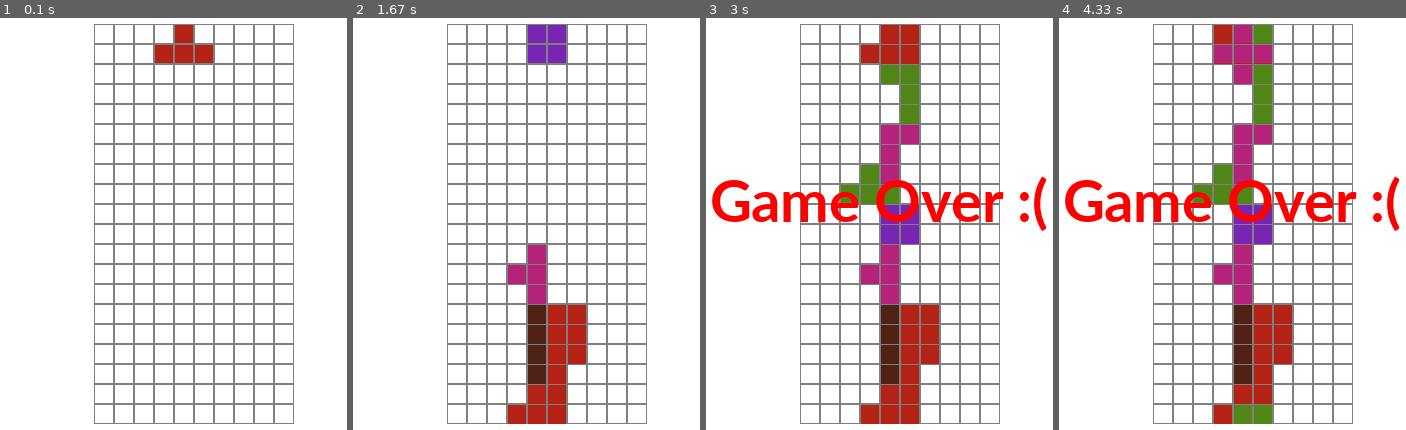
Above: before the commit, frames 1-4 (left to right).
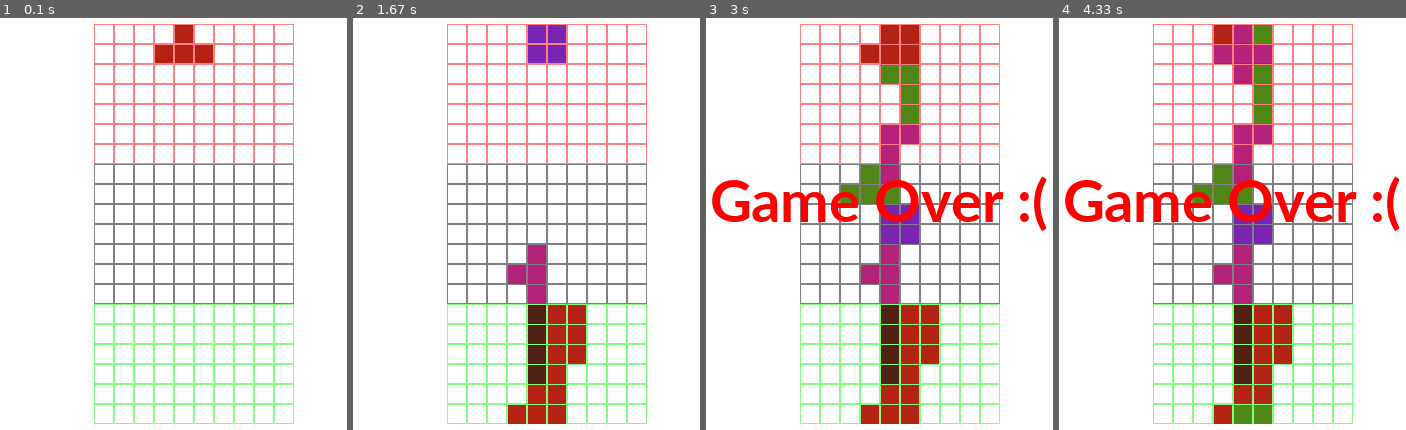
Above: after the commit, the same moments.

Repository: bertrandvidal/tetris-ai
Game: pygame game, started from tetris_ai/game.py
Same seed, same stepped clock (60 frames per second), same inputs: the game is played once before the commit and once after it.
Inputs:
- Up to frame 1 (0.1 s): no input
- Up to frame 2 (1.67 s): tap Space at 0.33, 0.73, 1.03, 1.23, 1.57 s; hold Right 0.67-1.13 s; hold Up 1.17-1.47 s; hold Right from 1.5 s (still down)
- Up to frame 3 (3 s): tap Space at 1.87, 2.07, 2.37, 2.63, 2.97 s; release Right at 1.97 s; hold Left 2-2.53 s; hold Down 2.57-2.87 s; hold Left from 2.9 s (still down)
- Up to frame 4 (4.33 s): release Left at 3.3 s; hold Up 3.33-3.7 s; tap Space at 3.4, 3.8, 4.1 s; hold Right from 3.73 s (still down)

The runs differ from the first frame. In frame 1, 6.9% of the frame differs, in the area x 27-85%, y 1-99%; in frame 2, 6.7%; in frame 3, 6.6%; in frame 4, 6.5%.

Commit message:
Add colors! Colors are great

Diff:
--- a/tetris_ai/envs/tetris.py
+++ b/tetris_ai/envs/tetris.py
@@ -1,7 +1,9 @@
 import gym
+from sys import stderr
 from gym import spaces
 from tetris_ai.game import *
 import numpy as np
+from termcolor import colored
 
 
 class TetrisEnv(gym.Env):
@@ -14,6 +16,7 @@
     game = None
     applier = ActionApplier()
     counter = 0
+    lower_tier_occupied_area = 0
     reward = 0
 
     def __init__(self):
@@ -40,7 +43,12 @@
         action_to_perform = Actions(action)
         reward = self._reward()
         self.reward += reward
-        print(f"step {self.counter}({self.reward}): {action_to_perform}")
+        print(
+            colored(
+                f"step {self.counter}({self.reward:.5f}): {action_to_perform}", "green"
+            ),
+            file=stderr,
+        )
         if self.game.figure is None:
             self.game.new_figure()
         self.game.go_down()
@@ -52,6 +60,7 @@
         self.game = Tetris(TetrisEnv.BOARD_HEIGHT, TetrisEnv.BOARD_WIDTH)
         self.counter = 0
         self.reward = 0
+        self.lower_tier_occupied_area = 0
         return self._game_to_observation()
 
     def render(self, mode="human"):
@@ -77,12 +86,23 @@
 
     def _reward(self):
         total_reward = self.game.score
-        lower_tier_height = TetrisEnv.BOARD_HEIGHT // 3 + 1
-        lower_tier_surface_area = lower_tier_height * TetrisEnv.BOARD_WIDTH
+        third_height = TetrisEnv.BOARD_HEIGHT // 3 + 1
+        third_surface_area = third_height * TetrisEnv.BOARD_WIDTH
         occupied_area = 0
         for i in range(TetrisEnv.BOARD_HEIGHT):
             for j in range(TetrisEnv.BOARD_WIDTH):
                 if self.game.field[i][j] != 0:
-                    occupied_area += 1
-        print(f"{total_reward} + ({occupied_area} / {lower_tier_surface_area})")
-        return total_reward + (occupied_area / lower_tier_surface_area)
+                    # (0, 0) is top left so we need i to be greater than 2
+                    # times a third of the height
+                    if i >= 2 * third_height:
+                        occupied_area += 1
+        reward_occupied_aread = occupied_area - self.lower_tier_occupied_area
+        self.lower_tier_occupied_area = occupied_area
+        print(
+            colored(
+                f"{total_reward} + ({reward_occupied_aread} / {third_surface_area})",
+                "green",
+            ),
+            file=stderr,
+        )
+        return total_reward + (reward_occupied_aread / third_surface_area)
--- a/tetris_ai/game.py
+++ b/tetris_ai/game.py
@@ -146,6 +146,8 @@
     BLACK = (0, 0, 0)
     WHITE = (255, 255, 255)
     GRAY = (128, 128, 128)
+    RED = (255, 128, 128)
+    GREEN = (128, 255, 128)
 
     size = (400, 500)
     screen = None
@@ -193,9 +195,16 @@
     def render_grid_and_pieces(self, game):
         for i in range(game.height):
             for j in range(game.width):
+                color = TetrisDrawer.GRAY
+                # draw the lower third as red since this is where we want the
+                # tetrominoes to be
+                if i >= 2 * (game.height // 3 + 1):
+                    color = TetrisDrawer.GREEN
+                if i < (game.height // 3 + 1):
+                    color = TetrisDrawer.RED
                 pygame.draw.rect(
                     self.screen,
-                    TetrisDrawer.GRAY,
+                    color,
                     [
                         game.x + game.zoom * j,
                         game.y + game.zoom * i,
--- a/tetris_ai/train.py
+++ b/tetris_ai/train.py
@@ -5,6 +5,8 @@
 from tensorflow.keras.models import Sequential
 from tensorflow.keras.layers import Dense, Activation, Flatten
 from tensorflow.keras.optimizers import Adam
+from termcolor import colored
+from sys import stderr
 
 from rl.agents.dqn import DQNAgent
 from rl.callbacks import Callback
@@ -58,9 +60,9 @@
     env.seed(123)
     agent = get_agent(env)
     agent.fit(
-        env, nb_steps=500, visualize=True, verbose=0, callbacks=[ResetEnvCallback(env)]
+        env, nb_steps=1000, visualize=True, verbose=0, callbacks=[ResetEnvCallback(env)]
     )
-
+    print(colored("Running Tests", "red"), file=stderr)
     # After training is done, we save the final weights.
     agent.save_weights(
         "nn_weights/dqn_{}_{}_weights.h5f".format(
